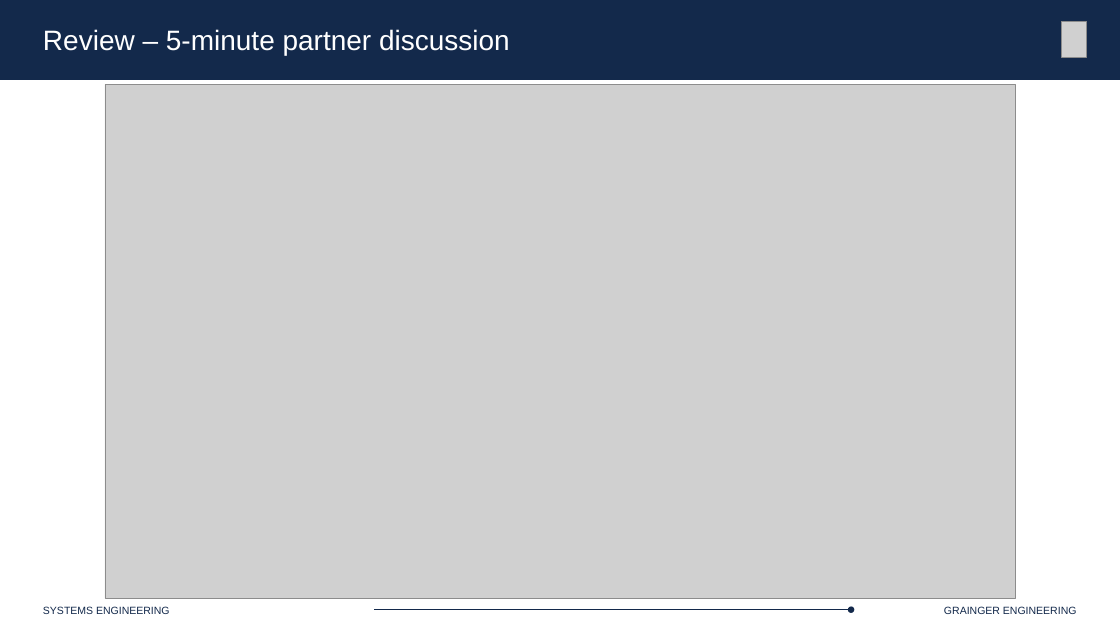
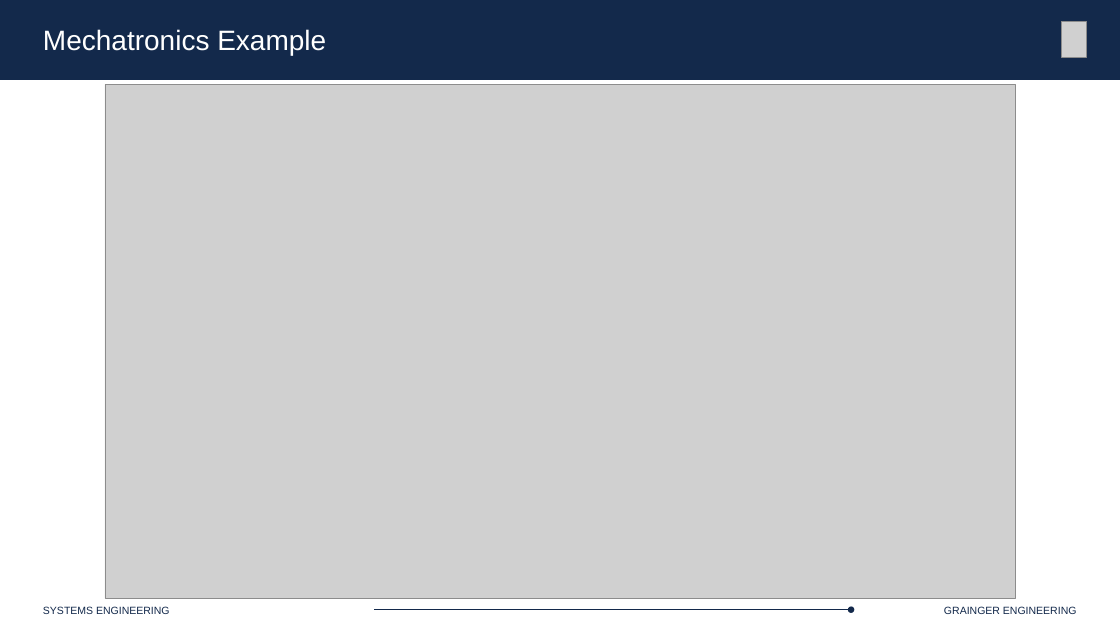
Before and after one commit to Marius-Juston/SE-423---Class-Material, a slide deck: slide 43 of Lectures/Slides/L14.pptx (slide 32 before the commit). Drawn at 1120x630 pixels with LibreOffice and Linux fonts; fonts in the diff are those of the drawing; grey boxes stand for pictures. Boxes give left, top, right and bottom in pixels: in the first picture for what was removed or moved away, otherwise in the second. Text is boxed around its words. In the diff, an @@ line names an element or a change of style, - is before the commit and + after.

```diff
--- a/Lectures/Slides/L14.pptx
+++ b/Lectures/Slides/L14.pptx
@@ text at (43, 29, 326, 56): text changed @@
-Review – 5-minute partner discussion
+Mechatronics Example
```
Also in this commit, not shown: 2 other slides changed, 12 slides added, 1 other file.
